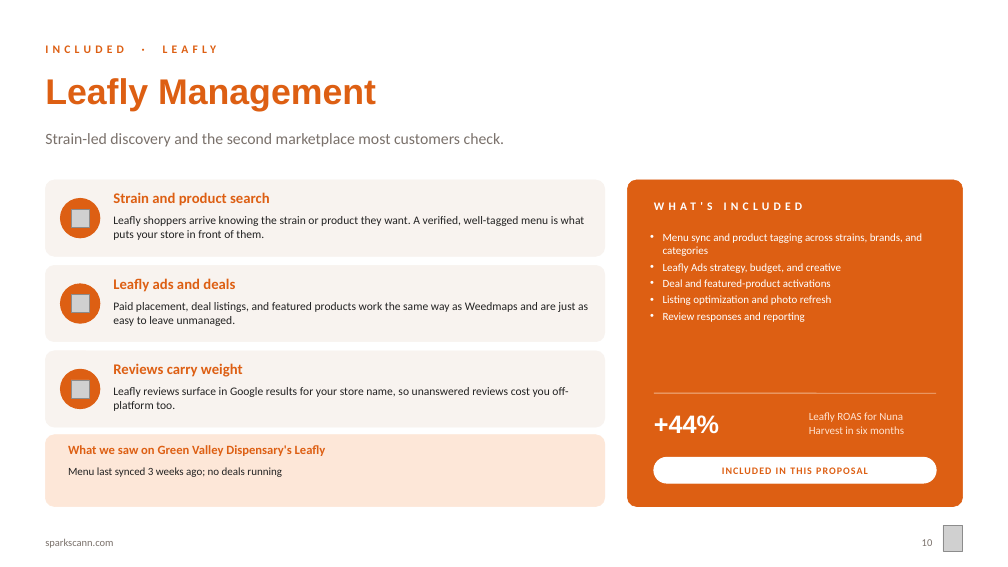
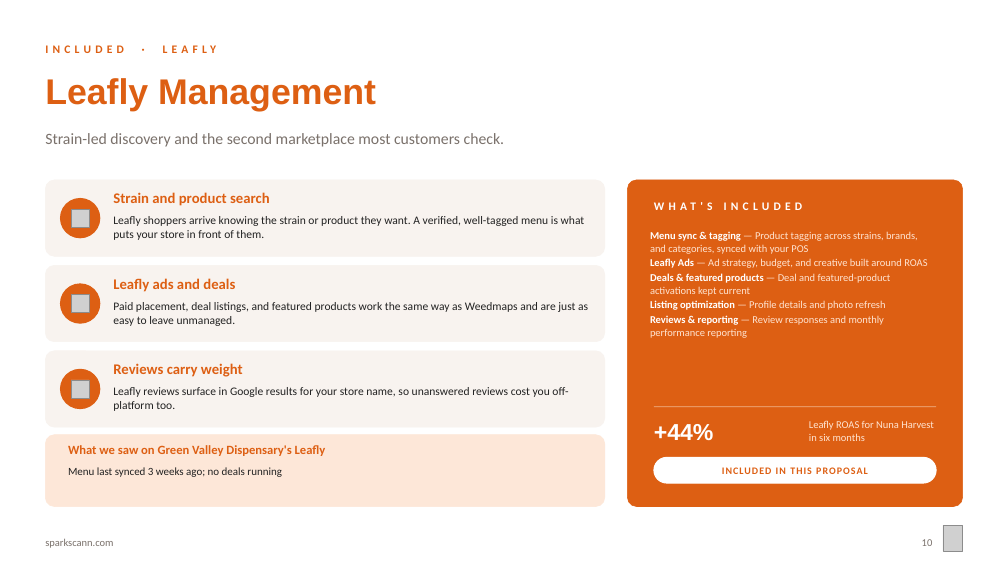
Before and after one commit to sparksmanagement/pitchdeckspecialist, a slide deck: slide 10 of decks/Sparks-x-example-green-valley.pptx. Drawn at 1008x567 pixels with LibreOffice and Linux fonts; fonts in the diff are those of the drawing; grey boxes stand for pictures. Boxes give left, top, right and bottom in pixels: in the first picture for what was removed or moved away, otherwise in the second. Text is boxed around its words. In the diff, an @@ line names an element or a change of style, - is before the commit and + after.

```diff
--- a/decks/Sparks-x-example-green-valley.pptx
+++ b/decks/Sparks-x-example-green-valley.pptx
@@ text at [650, 231, 927, 338]: text changed; size 10.5 to 10 pt; text colour #FFFFFF to #FFE3D0 @@
-• Menu sync and product tagging across strains, brands, and categories
-• Leafly Ads strategy, budget, and creative
-• Deal and featured-product activations
-• Listing optimization and photo refresh
-• Review responses and reporting
+• Menu sync & tagging — Product tagging across strains, brands, and categories, synced with your POS
+• Leafly Ads — Ad strategy, budget, and creative built around ROAS
+• Deals & featured products — Deal and featured-product activations kept current
+• Listing optimization — Profile details and photo refresh
+• Reviews & reporting — Review responses and monthly performance reporting
@@ text "+44%": place and size @@
-text "+44%" at [654, 415, 719, 433]
+text "+44%" at [654, 424, 714, 440]
@@ text "+44%" at [654, 424, 714, 440]: size 24 to 22 pt @@
@@ line moved from (654, 393) - (936, 393) to (654, 407) - (936, 407) @@
@@ text "Leafly ROAS for Nuna Harvest ...": place and size @@
-text "Leafly ROAS for Nuna Harvest ..." at [809, 412, 904, 434]
+text "Leafly ROAS for Nuna Harvest ..." at [809, 421, 934, 441]
@@ text "Leafly ROAS for Nuna Harvest ..." at [809, 421, 934, 441]: size 10.5 to 10 pt @@
```
Also in this commit, not shown: 3 other slides changed, 2 other files.
